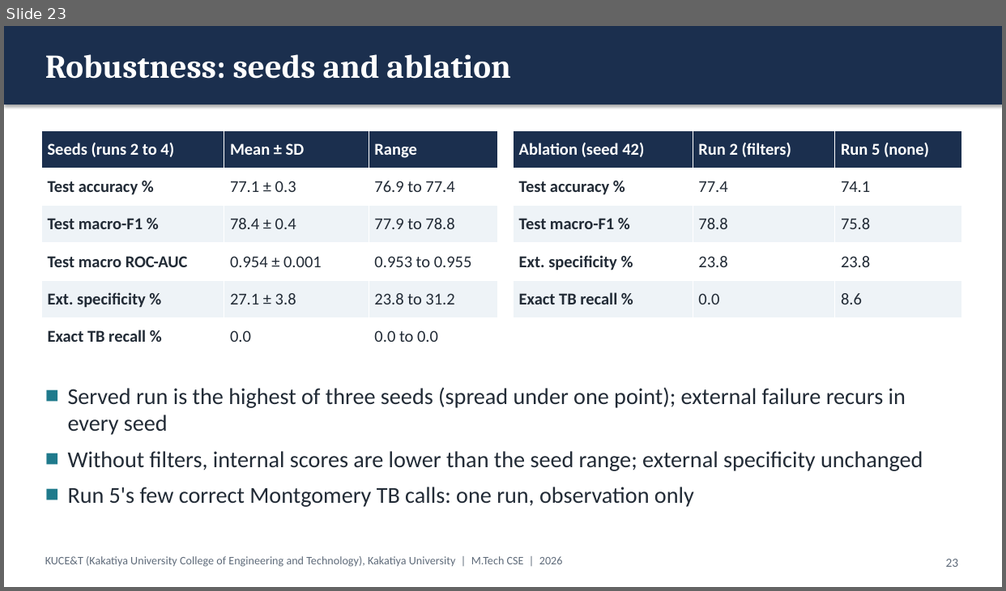
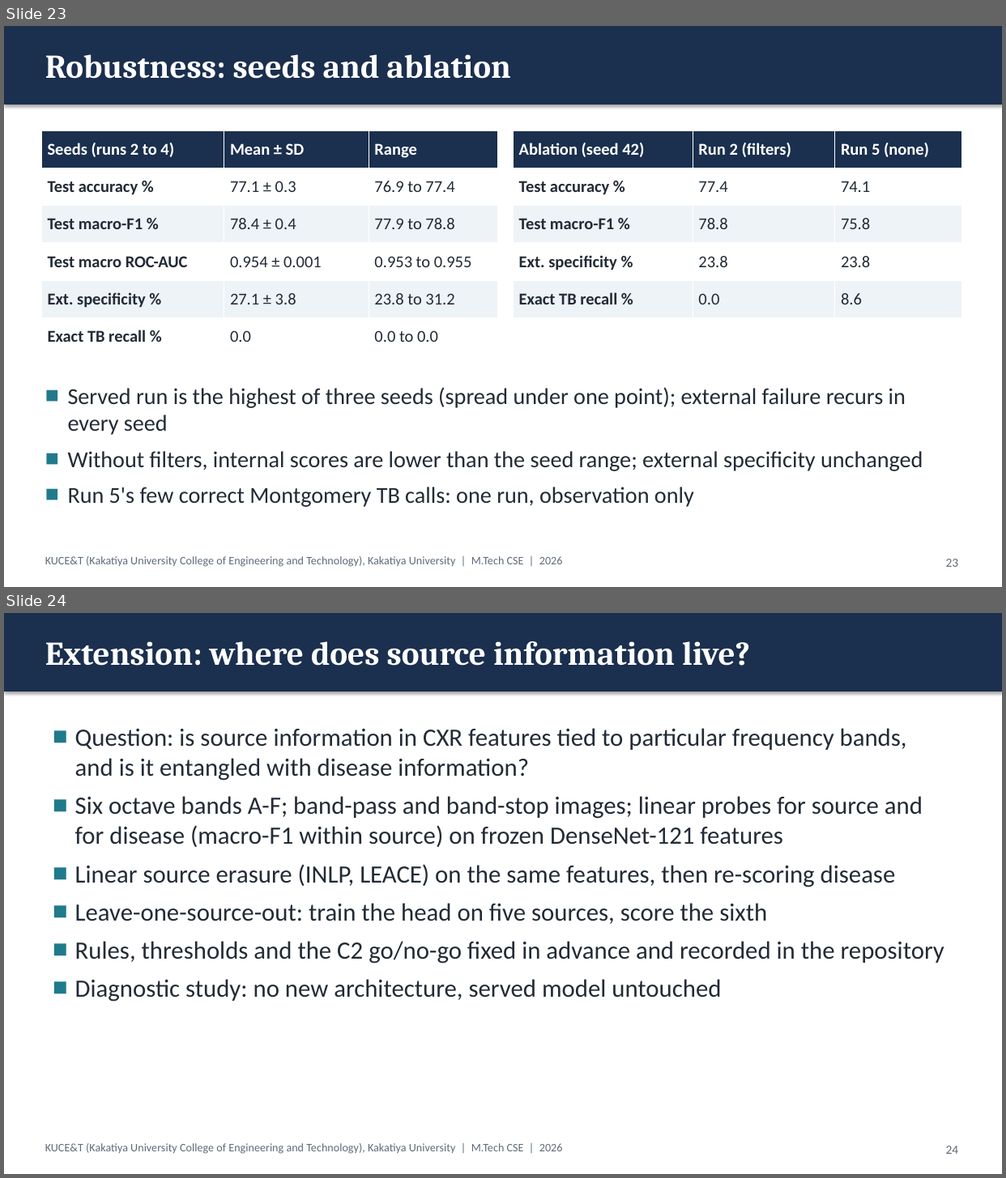
Before and after one commit to KSathwik/Lung_Disease_Detector, a slide deck: docs/presentation/LungAI_MTech_Presentation.pptx. Shown one above the other, each under a label of ours: slide 23 before the commit, slides 23 and 24 after it. The pictures are 1006x591 and 1006x1178 pixels, drawn with LibreOffice and Linux fonts; fonts in the diff are those of the drawing. Boxes give left, top, right and bottom in pixels: in the first picture for what was removed or moved away, otherwise in the second. Text is boxed around its words. In the diff, an @@ line names an element or a change of style, - is before the commit and + after.

```diff
--- a/docs/presentation/LungAI_MTech_Presentation.pptx
+++ b/docs/presentation/LungAI_MTech_Presentation.pptx
@@ slide 24 added at (x1=4, y1=613, x2=1002, y2=1174), background #FFFFFF @@
@@ rectangle added at (x1=4, y1=613, x2=1002, y2=692), fill #1B2F4E @@
@@ text added at (x1=45, y1=641, x2=750, y2=666), 32 pt, text #FFFFFF, bold @@
+Extension: where does source information live?
@@ text added at (x1=75, y1=728, x2=944, y2=1002), 24 pt, text #222B36 @@
+■ Question: is source information in CXR features tied to particular frequency bands, and is it entangled with disease information?
+■ Six octave bands A-F; band-pass and band-stop images; linear probes for source and for disease (macro-F1 within source) on frozen DenseNet-121 features
+■ Linear source erasure (INLP, LEACE) on the same features, then re-scoring disease
+■ Leave-one-source-out: train the head on five sources, score the sixth
+■ Rules, thresholds and the C2 go/no-go fixed in advance and recorded in the repository
+■ Diagnostic study: no new architecture, served model untouched
@@ text added at (x1=45, y1=1144, x2=563, y2=1154), 11 pt, text #5F6B7A @@
+KUCE&T (Kakatiya University College of Engineering and Technology), Kakatiya University | M.Tech CSE | 2026
@@ page number added at (x1=946, y1=1146, x2=959, y2=1154), 12 pt, text #5F6B7A @@
+24
```
Also in this commit, not shown: 3 slides changed, 2 other slides added, 39 other files.
